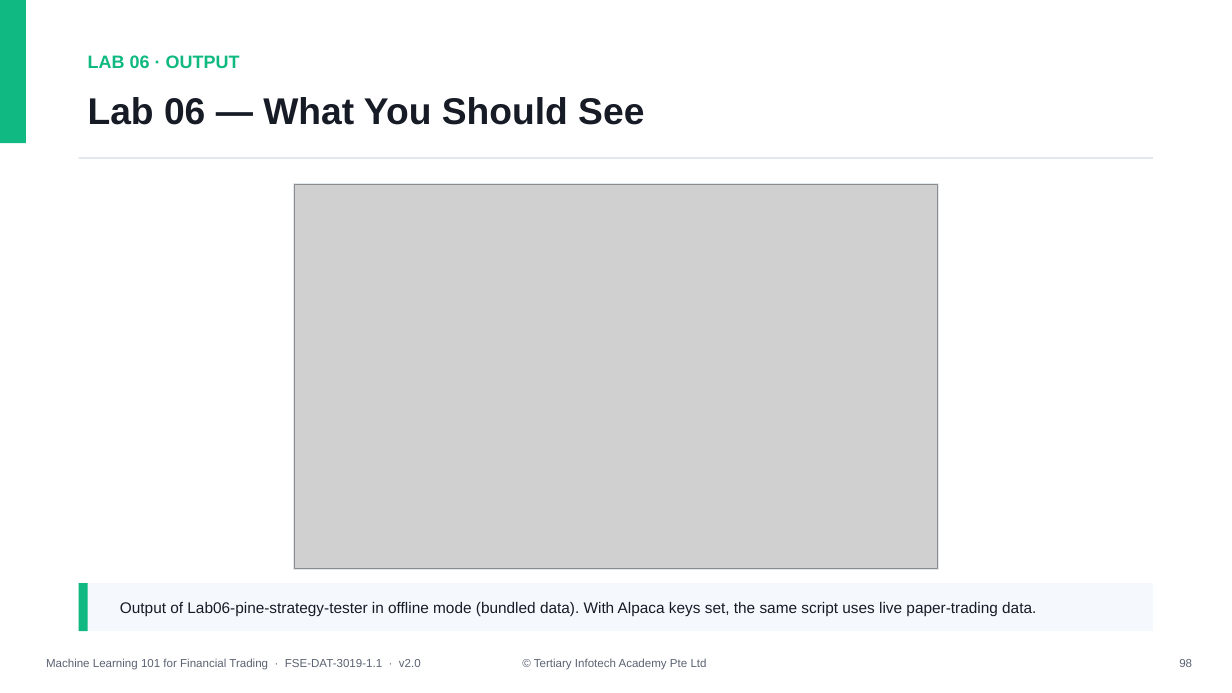
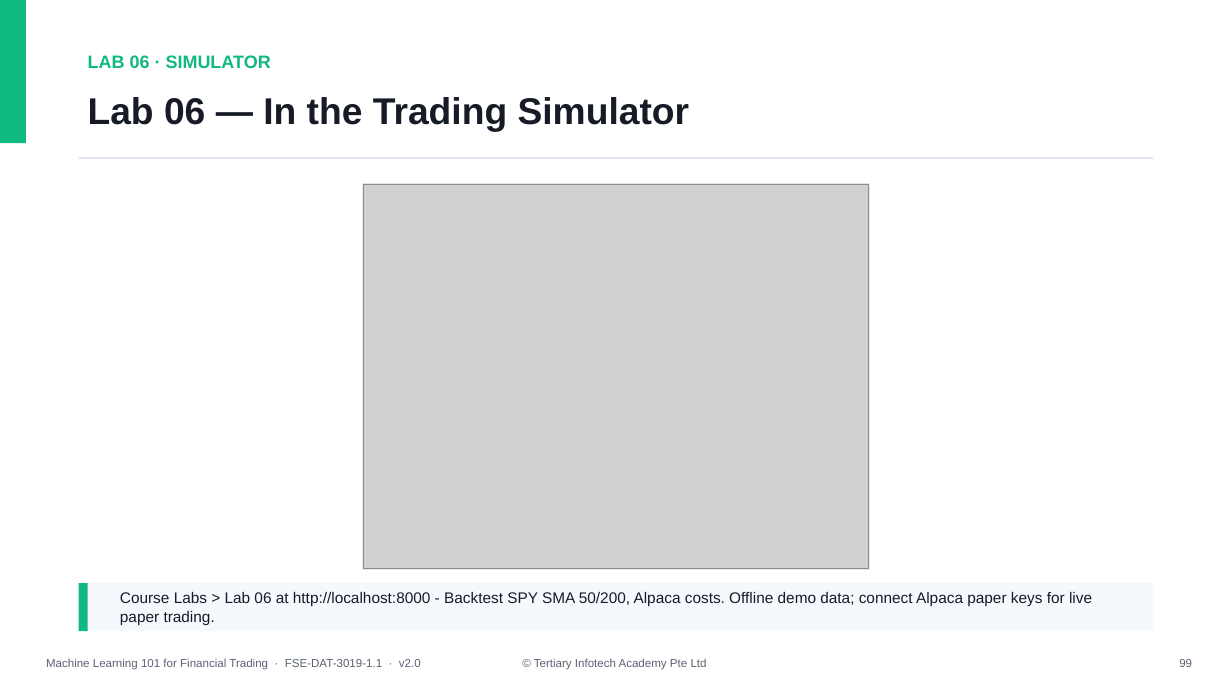
Before and after one commit to tertiarycourses/TGS-2023018794-Machine-Learning-101-for-Financial-Trading, a slide deck: slide 99 of courseware/Slides_ML 101 for Financial Trading_v2.0.pptx (slide 98 before the commit). Drawn at 1232x693 pixels with LibreOffice and Linux fonts; fonts in the diff are those of the drawing; grey boxes stand for pictures. Boxes give left, top, right and bottom in pixels: in the first picture for what was removed or moved away, otherwise in the second. Text is boxed around its words. In the diff, an @@ line names an element or a change of style, - is before the commit and + after.

```diff
--- a/courseware/Slides_ML 101 for Financial Trading_v2.0.pptx
+++ b/courseware/Slides_ML 101 for Financial Trading_v2.0.pptx
@@ text at (x1=88, y1=55, x2=271, y2=68): text changed @@
-LAB 06 · OUTPUT
+LAB 06 · SIMULATOR
@@ text at (x1=88, y1=97, x2=690, y2=132): text changed @@
-Lab 06 — What You Should See
+Lab 06 — In the Trading Simulator
@@ rectangle resized from (x1=294, y1=184, x2=938, y2=569) to (x1=362, y1=184, x2=869, y2=569) @@
@@ picture resized from (x1=295, y1=185, x2=937, y2=568) to (x1=364, y1=185, x2=869, y2=568) @@
@@ text at (x1=120, y1=592, x2=1092, y2=626): text changed @@
-Output of Lab06-pine-strategy-tester in offline mode (bundled data). With Alpaca keys set, the same script uses live paper-trading data.
+Course Labs > Lab 06 at http://localhost:8000 - Backtest SPY SMA 50/200, Alpaca costs. Offline demo data; connect Alpaca paper keys for live paper trading.
```
Also in this commit, not shown: 104 other slides changed, 3 slides added, 29 other files.
